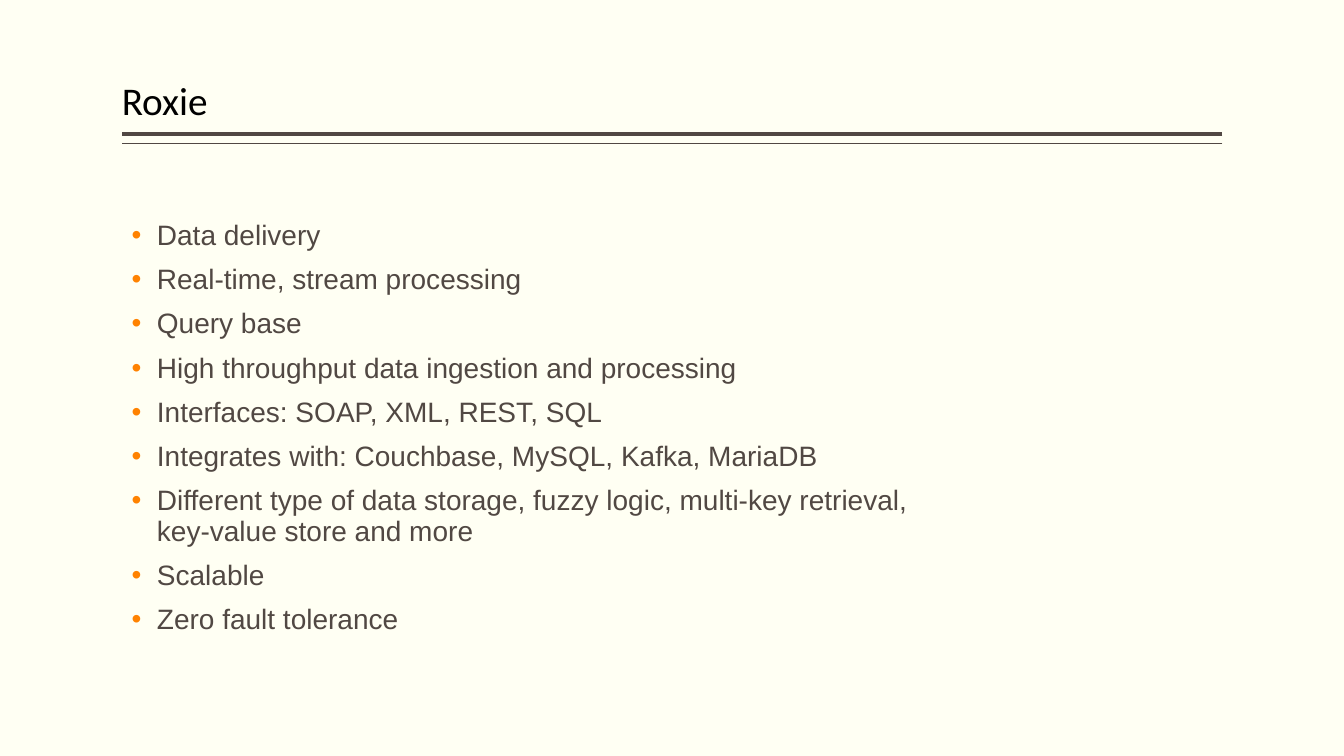
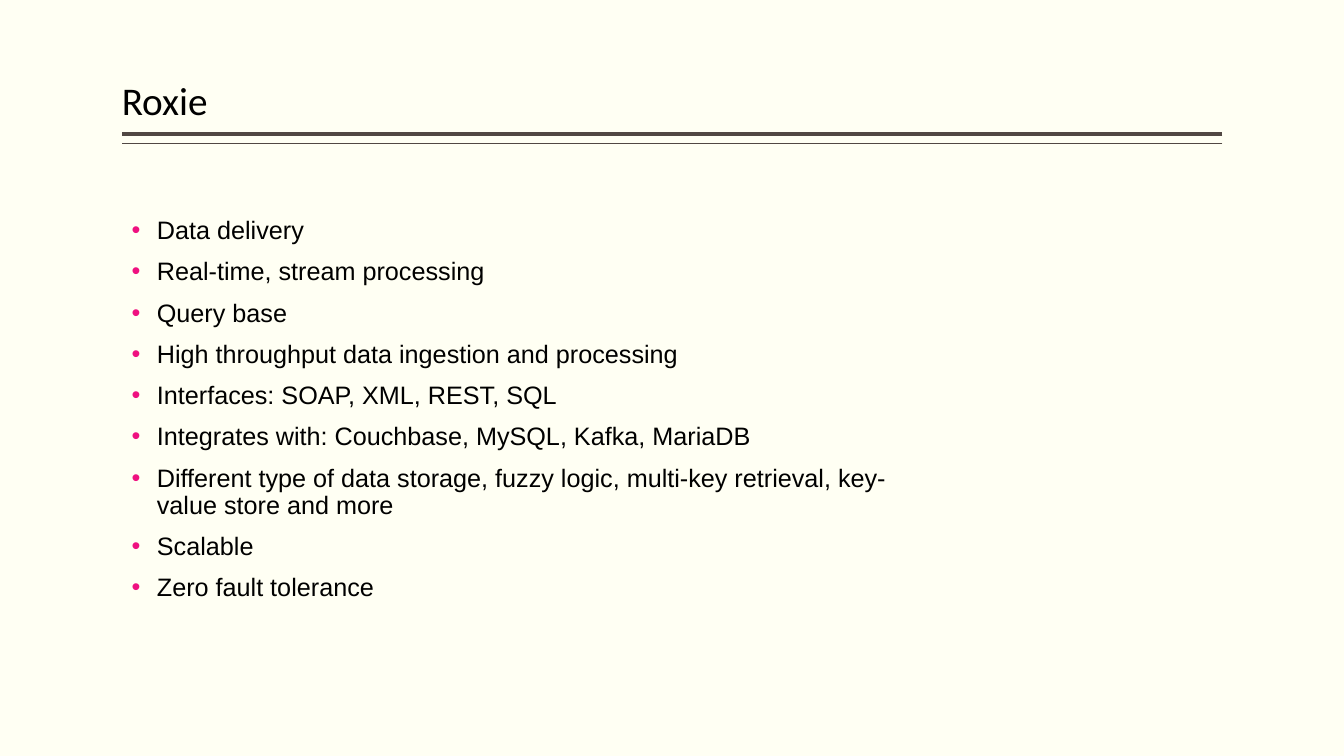
Before and after one commit to hpccsystems-solutions-lab/NCF-2021, a slide deck: slide 14 of BigData-ECL-NCF2021.pptx. Drawn at 1344x756 pixels with LibreOffice and Linux fonts; fonts in the diff are those of the drawing. Boxes give left, top, right and bottom in pixels: in the first picture for what was removed or moved away, otherwise in the second. Text is boxed around its words. In the diff, an @@ line names an element or a change of style, - is before the commit and + after.

```diff
--- a/BigData-ECL-NCF2021.pptx
+++ b/BigData-ECL-NCF2021.pptx
@@ text "Data delivery" at <box>157,220,886,597</box>: size 20 to 18 pt, text colour #514843 to #000000; bullet colour #FF8200 to #EF1180 @@
```
Also in this commit, not shown: 5 other slides changed, 7 other files.
